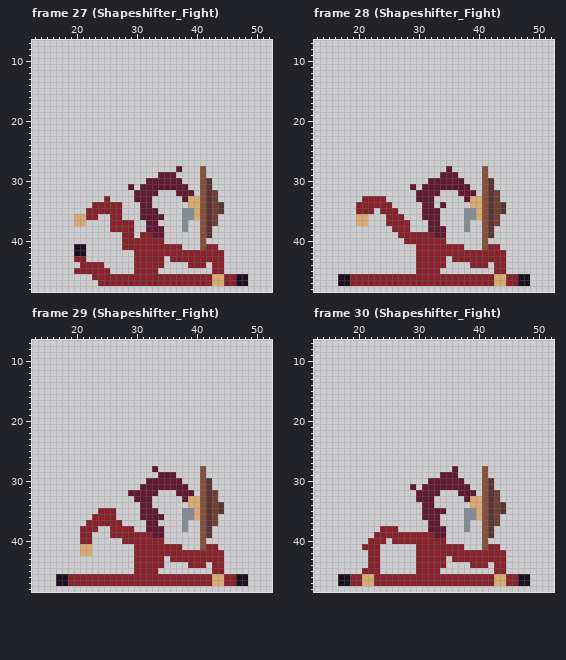
Two versions of one pixel-art file, Assets/Enemies/Shapeshifter/T_Shapeshifter.aseprite. Above, as it was before the edit.
64x64 pixels, 52 frames. Shown: frame 27 (Shapeshifter_Fight): x 13..52, y 7..48; frame 28 (Shapeshifter_Fight): x 13..52, y 7..48; frame 29 (Shapeshifter_Fight): x 13..52, y 7..48; frame 30 (Shapeshifter_Fight): x 13..52, y 7..48. The commit also changed other frames, which this record leaves out.
The same view after the edit:
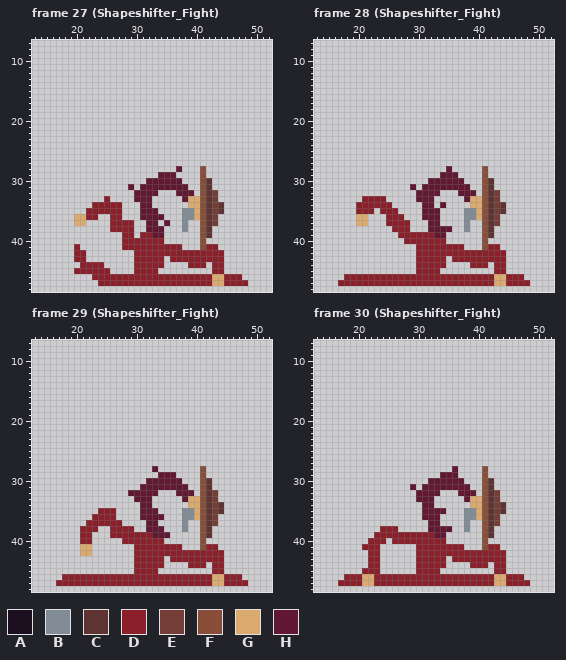
Palette (. is transparent): A #1c1020  B #818c96  C #5e3433  D #8b1f2a  E #743d37  F #884e3a  G #daaa6e  H #621832
The commit says: Work on SFX for Shapeshifter transform
The exact change:
Frame 27 (Shapeshifter_Fight), layers "Head", "Body":
y 37: x 35 . -> H
y 41: x 20..21 AA -> D.
y 42: x 20..21 AA -> DD
y 46: x 47..48 AA -> D.
y 47: x 47..48 AA -> DD
Frame 28 (Shapeshifter_Fight), layers "Head", "Body":
y 38: x 35 . -> H
y 46: x 17..18 AA -> .D; x 47..48 AA -> D.
y 47: x 17..18 AA -> DD; x 47..48 AA -> DD
Frame 29 (Shapeshifter_Fight), layers "Head", "Body":
y 39: x 35 . -> H
y 46: x 17..18 AA -> .D; x 47..48 AA -> D.
y 47: x 17..18 AA -> DD; x 47..48 AA -> DD
Frame 30 (Shapeshifter_Fight), layers "Head", "Body": the same change as frame 28 (Shapeshifter_Fight)
